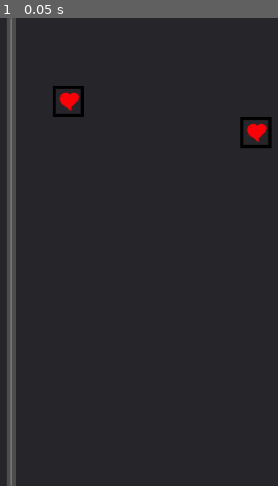
Above: before the commit, frame 1.
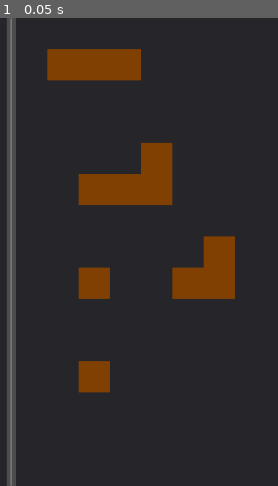
Above: after the commit, the same moment.

Repository: semi-confituriers/tetrogue
Game: Godot game, scene res://game.tscn
Two runs of this game, one before a commit and one after it. Both use one fixed random seed, a clock stepped at 60 frames per second and the inputs below.
Inputs:
- Up to frame 1 (0.05 s): no input

The runs differ from the first frame. In frame 1, 10% of the frame differs, in the area x 16-98%, y 6-81%.

Commit message:
Merging the merge

Diff:
--- a/levels/level1.tscn
+++ b/levels/level1.tscn
@@ -1,6 +1,6 @@
 [gd_scene load_steps=3 format=2]
 
-[ext_resource path="res://res/maptileset.tres" type="TileSet" id=1]
+[ext_resource path="res://res/piecestileset.tres" type="TileSet" id=1]
 [ext_resource path="res://scripts/Level.gd" type="Script" id=2]
 
 [node name="Level" type="Node2D"]
@@ -41,13 +41,20 @@
 margin_bottom = 600.0
 size_flags_horizontal = 3
 
-[node name="Map" type="TileMap" parent="."]
-position = Vector2( 30.0339, 15.0169 )
-format = 1
-
 [node name="Pieces" type="TileMap" parent="."]
-position = Vector2( 618.651, 6.81787 )
+position = Vector2( 612, 0 )
 tile_set = ExtResource( 1 )
 cell_size = Vector2( 40, 40 )
 format = 1
-tile_data = PoolIntArray( 131073, 8, 0, 196615, 8, 0 )
+tile_data = PoolIntArray( 65537, 0, 0, 262146, 2, 0, 458757, 3, 0, 524290, 5, 0, 720898, 5, 0 )
+
+[node name="MapCont" type="Node2D" parent="."]
+
+[node name="Pieces" type="TileMap" parent="MapCont"]
+tile_set = ExtResource( 1 )
+cell_size = Vector2( 40, 40 )
+format = 1
+
+[node name="Map" type="TileMap" parent="MapCont"]
+cell_size = Vector2( 40, 40 )
+format = 1
--- a/res/maptileset.tres
+++ b/res/maptileset.tres
@@ -1,6 +1,34 @@
-[gd_resource type="TileSet" load_steps=2 format=2]
+[gd_resource type="TileSet" load_steps=9 format=2]
 
 [ext_resource path="res://assets/level_tilemap.png" type="Texture" id=1]
+
+[sub_resource type="NavigationPolygon" id=1]
+vertices = PoolVector2Array( 0, 0, 40, 0, 40, 40, 0, 40 )
+polygons = [ PoolIntArray( 0, 1, 2, 3 ) ]
+
+[sub_resource type="NavigationPolygon" id=2]
+vertices = PoolVector2Array( 0, 0, 40, 0, 40, 40, 0, 40 )
+polygons = [ PoolIntArray( 0, 1, 2, 3 ) ]
+
+[sub_resource type="NavigationPolygon" id=3]
+vertices = PoolVector2Array( 0, 0, 40, 0, 40, 40, 0, 40 )
+polygons = [ PoolIntArray( 0, 1, 2, 3 ) ]
+
+[sub_resource type="NavigationPolygon" id=4]
+vertices = PoolVector2Array( 0, 0, 40, 0, 40, 40, 0, 40 )
+polygons = [ PoolIntArray( 0, 1, 2, 3 ) ]
+
+[sub_resource type="NavigationPolygon" id=5]
+vertices = PoolVector2Array( 0, 0, 40, 0, 40, 40, 0, 40 )
+polygons = [ PoolIntArray( 0, 1, 2, 3 ) ]
+
+[sub_resource type="NavigationPolygon" id=6]
+vertices = PoolVector2Array( 0, 0, 40, 0, 40, 40, 0, 40 )
+polygons = [ PoolIntArray( 0, 1, 2, 3 ) ]
+
+[sub_resource type="NavigationPolygon" id=7]
+vertices = PoolVector2Array( 0, 0, 40, 0, 40, 40, 0, 40 )
+polygons = [ PoolIntArray( 0, 1, 2, 3 ) ]
 
 [resource]
 resource_name = "MapTileset"
@@ -124,6 +152,7 @@
 8/tile_mode = 0
 8/occluder_offset = Vector2( 0, 0 )
 8/navigation_offset = Vector2( 0, 0 )
+8/navigation = SubResource( 6 )
 8/shape_offset = Vector2( 0, 0 )
 8/shape_transform = Transform2D( 1, 0, 0, 1, 0, 0 )
 8/shape_one_way = false
@@ -138,6 +167,7 @@
 9/tile_mode = 0
 9/occluder_offset = Vector2( 0, 0 )
 9/navigation_offset = Vector2( 0, 0 )
+9/navigation = SubResource( 7 )
 9/shape_offset = Vector2( 0, 0 )
 9/shape_transform = Transform2D( 1, 0, 0, 1, 0, 0 )
 9/shape_one_way = false
@@ -180,6 +210,7 @@
 12/tile_mode = 0
 12/occluder_offset = Vector2( 0, 0 )
 12/navigation_offset = Vector2( 0, 0 )
+12/navigation = SubResource( 1 )
 12/shape_offset = Vector2( 0, 0 )
 12/shape_transform = Transform2D( 1, 0, 0, 1, 0, 0 )
 12/shape_one_way = false
@@ -194,6 +225,7 @@
 13/tile_mode = 0
 13/occluder_offset = Vector2( 0, 0 )
 13/navigation_offset = Vector2( 0, 0 )
+13/navigation = SubResource( 2 )
 13/shape_offset = Vector2( 0, 0 )
 13/shape_transform = Transform2D( 1, 0, 0, 1, 0, 0 )
 13/shape_one_way = false
@@ -208,6 +240,7 @@
 14/tile_mode = 0
 14/occluder_offset = Vector2( 0, 0 )
 14/navigation_offset = Vector2( 0, 0 )
+14/navigation = SubResource( 3 )
 14/shape_offset = Vector2( 0, 0 )
 14/shape_transform = Transform2D( 1, 0, 0, 1, 0, 0 )
 14/shape_one_way = false
@@ -222,9 +255,25 @@
 15/tile_mode = 0
 15/occluder_offset = Vector2( 0, 0 )
 15/navigation_offset = Vector2( 0, 0 )
+15/navigation = SubResource( 4 )
 15/shape_offset = Vector2( 0, 0 )
 15/shape_transform = Transform2D( 1, 0, 0, 1, 0, 0 )
 15/shape_one_way = false
 15/shape_one_way_margin = 0.0
 15/shapes = [  ]
 15/z_index = 0
+16/name = "level_tilemap.png 16"
+16/texture = ExtResource( 1 )
+16/tex_offset = Vector2( 0, 0 )
+16/modulate = Color( 1, 1, 1, 1 )
+16/region = Rect2( 288, 48, 40, 40 )
+16/tile_mode = 0
+16/occluder_offset = Vector2( 0, 0 )
+16/navigation_offset = Vector2( 0, 0 )
+16/navigation = SubResource( 5 )
+16/shape_offset = Vector2( 0, 0 )
+16/shape_transform = Transform2D( 1, 0, 0, 1, 0, 0 )
+16/shape_one_way = false
+16/shape_one_way_margin = 0.0
+16/shapes = [  ]
+16/z_index = 0
--- /dev/null
+++ b/res/piecestileset.tres
@@ -0,0 +1,139 @@
+[gd_resource type="TileSet" load_steps=7 format=2]
+
+[ext_resource path="res://assets/tetris_tilemap.png" type="Texture" id=1]
+
+[sub_resource type="ConvexPolygonShape2D" id=2]
+points = PoolVector2Array( 120, 0, 0, 0, 0, 40, 120, 40 )
+
+[sub_resource type="ConvexPolygonShape2D" id=3]
+points = PoolVector2Array( 0, 0, 80, 0, 80, 40, 0, 40 )
+
+[sub_resource type="ConvexPolygonShape2D" id=4]
+points = PoolVector2Array( 80, 40, 80, 0, 120, 0, 120, 80, 0, 80, 0, 40 )
+
+[sub_resource type="ConvexPolygonShape2D" id=5]
+points = PoolVector2Array( 80, 0, 80, 80, 0, 80, 0, 40, 40, 40, 40, 0 )
+
+[sub_resource type="ConvexPolygonShape2D" id=6]
+points = PoolVector2Array( 0, 0, 40, 0, 40, 40, 0, 40 )
+
+[resource]
+0/name = "tetris_tilemap.png 0"
+0/texture = ExtResource( 1 )
+0/tex_offset = Vector2( 0, 0 )
+0/modulate = Color( 1, 1, 1, 1 )
+0/region = Rect2( 48, 48, 120, 40 )
+0/tile_mode = 0
+0/occluder_offset = Vector2( 0, 0 )
+0/navigation_offset = Vector2( 0, 0 )
+0/shape_offset = Vector2( 0, 0 )
+0/shape_transform = Transform2D( 1, 0, 0, 1, 0, 0 )
+0/shape = SubResource( 2 )
+0/shape_one_way = false
+0/shape_one_way_margin = 1.0
+0/shapes = [ {
+"autotile_coord": Vector2( 0, 0 ),
+"one_way": false,
+"one_way_margin": 1.0,
+"shape": SubResource( 2 ),
+"shape_transform": Transform2D( 1, 0, 0, 1, 0, 0 )
+} ]
+0/z_index = 0
+1/name = "tetris_tilemap.png 1"
+1/texture = ExtResource( 1 )
+1/tex_offset = Vector2( 0, 0 )
+1/modulate = Color( 1, 1, 1, 1 )
+1/region = Rect2( 208, 48, 80, 40 )
+1/tile_mode = 0
+1/occluder_offset = Vector2( 0, 0 )
+1/navigation_offset = Vector2( 0, 0 )
+1/shape_offset = Vector2( 0, 0 )
+1/shape_transform = Transform2D( 1, 0, 0, 1, 0, 0 )
+1/shape = SubResource( 3 )
+1/shape_one_way = false
+1/shape_one_way_margin = 1.0
+1/shapes = [ {
+"autotile_coord": Vector2( 0, 0 ),
+"one_way": false,
+"one_way_margin": 1.0,
+"shape": SubResource( 3 ),
+"shape_transform": Transform2D( 1, 0, 0, 1, 0, 0 )
+} ]
+1/z_index = 0
+2/name = "tetris_tilemap.png 2"
+2/texture = ExtResource( 1 )
+2/tex_offset = Vector2( 0, 0 )
+2/modulate = Color( 1, 1, 1, 1 )
+2/region = Rect2( 48, 128, 120, 80 )
+2/tile_mode = 0
+2/occluder_offset = Vector2( 0, 0 )
+2/navigation_offset = Vector2( 0, 0 )
+2/shape_offset = Vector2( 0, 0 )
+2/shape_transform = Transform2D( 1, 0, 0, 1, 0, 0 )
+2/shape = SubResource( 4 )
+2/shape_one_way = false
+2/shape_one_way_margin = 1.0
+2/shapes = [ {
+"autotile_coord": Vector2( 0, 0 ),
+"one_way": false,
+"one_way_margin": 1.0,
+"shape": SubResource( 4 ),
+"shape_transform": Transform2D( 1, 0, 0, 1, 0, 0 )
+} ]
+2/z_index = 0
+3/name = "tetris_tilemap.png 3"
+3/texture = ExtResource( 1 )
+3/tex_offset = Vector2( 0, 0 )
+3/modulate = Color( 1, 1, 1, 1 )
+3/region = Rect2( 208, 128, 80, 80 )
+3/tile_mode = 0
+3/occluder_offset = Vector2( 0, 0 )
+3/navigation_offset = Vector2( 0, 0 )
+3/shape_offset = Vector2( 0, 0 )
+3/shape_transform = Transform2D( 1, 0, 0, 1, 0, 0 )
+3/shape = SubResource( 5 )
+3/shape_one_way = false
+3/shape_one_way_margin = 1.0
+3/shapes = [ {
+"autotile_coord": Vector2( 0, 0 ),
+"one_way": false,
+"one_way_margin": 1.0,
+"shape": SubResource( 5 ),
+"shape_transform": Transform2D( 1, 0, 0, 1, 0, 0 )
+} ]
+3/z_index = 0
+4/name = "tetris_tilemap.png 4"
+4/texture = ExtResource( 1 )
+4/tex_offset = Vector2( 0, 0 )
+4/modulate = Color( 1, 1, 1, 1 )
+4/region = Rect2( 328, 48, 40, 40 )
+4/tile_mode = 0
+4/occluder_offset = Vector2( 0, 0 )
+4/navigation_offset = Vector2( 0, 0 )
+4/shape_offset = Vector2( 0, 0 )
+4/shape_transform = Transform2D( 1, 0, 0, 1, 0, 0 )
+4/shape = SubResource( 6 )
+4/shape_one_way = false
+4/shape_one_way_margin = 1.0
+4/shapes = [ {
+"autotile_coord": Vector2( 0, 0 ),
+"one_way": false,
+"one_way_margin": 1.0,
+"shape": SubResource( 6 ),
+"shape_transform": Transform2D( 1, 0, 0, 1, 0, 0 )
+} ]
+4/z_index = 0
+5/name = "tetris_tilemap.png 5"
+5/texture = ExtResource( 1 )
+5/tex_offset = Vector2( 0, 0 )
+5/modulate = Color( 1, 1, 1, 1 )
+5/region = Rect2( 88, 48, 40, 40 )
+5/tile_mode = 0
+5/occluder_offset = Vector2( 0, 0 )
+5/navigation_offset = Vector2( 0, 0 )
+5/shape_offset = Vector2( 0, 0 )
+5/shape_transform = Transform2D( 1, 0, 0, 1, 0, 0 )
+5/shape_one_way = false
+5/shape_one_way_margin = 0.0
+5/shapes = [  ]
+5/z_index = 0
--- a/scripts/Level.gd
+++ b/scripts/Level.gd
@@ -5,8 +5,9 @@
 # var a = 2
 # var b = "text"
 
+var piecesTileMap;
 var mapTileMap;
-var piecesTileMap;
+var mapPiecesTileMap;
 var dragging;
 var draggedSprite;
 var draggedTileID;
@@ -15,8 +16,9 @@
 
 # Called when the node enters the scene tree for the first time.
 func _ready():
-	mapTileMap = $Map
 	piecesTileMap = $Pieces
+	mapTileMap = $MapCont/Map
+	mapPiecesTileMap = $MapCont/Pieces
 	dragging = false
 	draggedSprite = null
 	draggedTileID = null
@@ -26,6 +28,7 @@
 
 	if event is InputEventMouseButton && event.button_index == BUTTON_LEFT:
 		var piecesRelPos = event.position - piecesTileMap.position
+		var mapRelPos = event.position - $MapCont.position
 		if event.pressed:
 			if piecesRelPos.x >= 0:
 				var gridPos = piecesTileMap.world_to_map(piecesRelPos)
@@ -36,6 +39,7 @@
 					draggedTileID = tileID
 					draggedTileFrom = gridPos
 					draggedSprite = Sprite.new()
+					draggedSprite.position = event.position
 					draggedSprite.texture = piecesTileMap.tile_set.tile_get_texture(tileID)
 					draggedSprite.region_rect = piecesTileMap.tile_set.tile_get_region(tileID)
 					draggedSprite.region_enabled = true
@@ -52,6 +56,12 @@
 					var gridPos = piecesTileMap.world_to_map(piecesRelPos)
 					piecesTileMap.set_cell(draggedTileFrom.x, draggedTileFrom.y, -1)
 					piecesTileMap.set_cell(gridPos.x, gridPos.y, draggedTileID)
+				else:
+					var gridPos = mapPiecesTileMap.world_to_map(mapRelPos)
+					print("gridPos", gridPos)
+					piecesTileMap.set_cell(draggedTileFrom.x, draggedTileFrom.y, -1)
+					mapPiecesTileMap.set_cell(gridPos.x, gridPos.y, draggedTileID)
+
 
 
 	elif event is InputEventMouseMotion && dragging:
Not shown, added: assets/hero_full.png.import
Not shown, added: assets/hero_shield.png.import
Not shown, added: assets/hero_single.png.import
Not shown, added: assets/hero_sword.png.import
Not shown, added: assets/skull.png.import
Not shown, added: assets/tetris_tilemap.png.import
